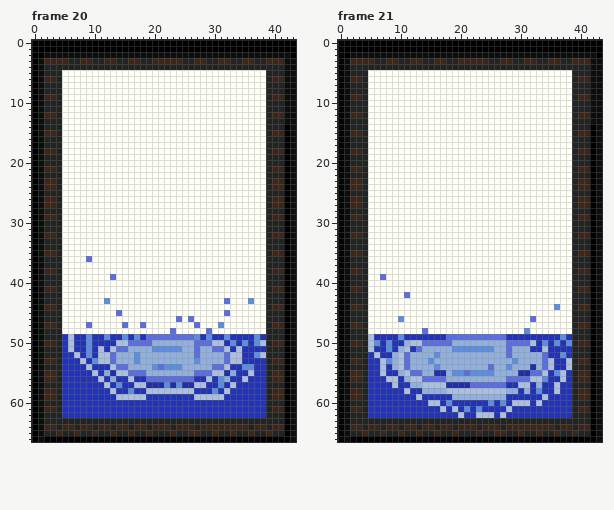
Pixel-art file -- Assets/Sprites/Trevor Folder/Card Animations/Updated Card Animations/Splash Card Animation.aseprite. Above: the version before the commit.
44x67 pixels, 30 frames. Colours within 5 levels of each other are drawn and written as one. Shown: frame 20, frame 21. The commit also changed other frames, which this record leaves out.
After the commit:
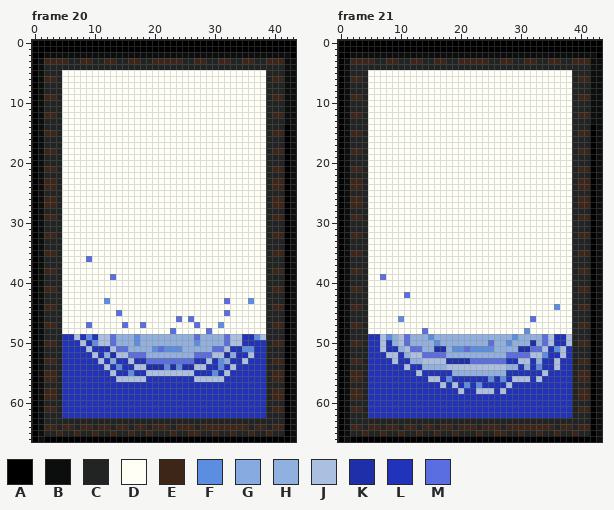
Palette (. is transparent): A #000000  B #0c0e0d  C #212423  D #fffff6  E #3d2518  F #5b8ee1  G #87abe0  H #90b0e0  J #abc0e0  K #1f2fa9  L #2133ba  M #5b6ee1
Diff:
Frame 20:
y 49: x 6..7 JL -> LJ; x 11..16 LFLLFL -> JJMHHH; x 18..34 LMMMMMMMMFLFLLFLL -> HHHHHHHHHMHHHHMJJ; x 38 L -> J
y 50: x 6 J -> L; x 8..19 LFLLLLJJMMMM -> JLFJJMHHHFHH; x 27..35 MMMJJLFLF -> FHHHHMJJL; x 37..38 FJ -> LL
y 51: x 6 J -> L; x 9 F -> J; x 11 J -> L; x 21 F -> M; x 27 M -> H; x 34..36 JLL -> LFF
y 52: x 7 J -> L; x 9..18 FLJJMHHHFH -> LJLGKJJMMM; x 28..34 HHHHMJJ -> MMJJKGL; x 36..38 LFJ -> JLL
y 53: x 8 J -> L; x 10 F -> L; x 12..35 JMHHHFHHHHHHHHHFHHHHMJJL -> LGLLJLLMMMMMMMMLLJLFGLLJ
y 54: x 9 J -> L; x 12..21 LJMMHHHHFM -> JLFLLJJKKK; x 23 F -> K; x 25..33 HHHHHMMJL -> KKJJLLFLJ; x 35..36 FF -> LL
y 55: x 10 J -> L; x 12..33 GKJJMMMHHHHHHHHMMMJJKG -> LJLLFLLJJJJJJJJLLLFLJL; x 36 J -> L
y 56: x 11 J -> L; x 13..15 GLL -> LJJ; x 17..28 LLMMMMMMMMLL -> JJLLLLLLLLJJ; x 30..32 LFG -> JJL; x 35 J -> L
y 57: x 12 J -> L; x 14 F -> L; x 17..28 JJKKKFKFKKJJ -> LLLLLLLLLLLL; x 31 F -> L; x 33 J -> L
y 58: x 13 J -> L; x 16 F -> L; x 19..26 JJJJJJJJ -> LLLLLLLL; x 30 F -> L; x 32 J -> L
y 59: x 14..18 JJJJJ -> LLLLL; x 27..31 JJJJJ -> LLLLL
Frame 21:
y 49: x 5 J -> L; x 7..35 LLLFLLLLLLLMMMMMMMMMMLLLLLLLL -> JFHJMHHHFHHHHHHHHHHHHHFHHHHMJ; x 37..38 FL -> LJ
y 50: x 5..18 JFLFLLHJJMMMMM -> LLJLHJMHHHHFHH; x 25 H -> M; x 28..36 MMMMJLFLF -> FHHHKHMJL; x 38 F -> J
y 51: x 5 J -> L; x 7..8 LF -> JL; x 12 L -> M; x 16..17 HH -> KK; x 21 F -> M; x 28 M -> H; x 30..33 HHLL -> KKMM; x 36..37 LL -> FJ
y 52: x 6 J -> L; x 8..17 LHJMHHHHFH -> JJLHJJMMMM; x 29..34 HHHHHM -> MMMJJF; x 37 F -> J
y 53: x 7..11 JFHJM -> LLJLL; x 14..32 HFHHHHHHHHHHHHHFHHH -> JJJJKKKKMMMMMMLLJJL; x 34..36 MJL -> LLJ; x 38 J -> L
y 54: x 7 J -> L; x 9..13 HJMHH -> LLJLL; x 16 F -> H; x 18..28 HHHHHHHMHHF -> JJJJJJJJJJH; x 30 H -> L; x 32..36 KHMJL -> LFLLJ; x 38 J -> L
y 55: x 7 J -> L; x 10..25 HJMMHHKKHFFMFFFF -> LLLJLLLLLHHHHHHH; x 28..33 HHKKMM -> LLLLLL; x 36..37 FJ -> LL
y 56: x 8..9 JJ -> LL; x 11..32 HJJMMMMHHHHHHHHHHMMMMJ -> LLLLJJLFLLLLLLFLFLJJJL; x 34 F -> L; x 37 J -> L
y 57: x 9 J -> L; x 12..16 HHJJJ -> LLLLL; x 18..28 KKKKMMMMMML -> LJLFLFLLLLJ; x 30..31 JJ -> LL; x 33 H -> L; x 36 J -> L
y 58: x 11 J -> L; x 14..19 HHHHJJ -> LLLLLL; x 21..22 JJ -> LL; x 26 J -> L; x 28..29 HH -> LL; x 31 H -> L; x 33 F -> L; x 36 J -> L
y 59: x 13 J -> L; x 19..27 HHHHHHHHH -> LLLLLLLLL; x 34 J -> L
y 60: x 15..16 JJ -> LL; x 18 F -> L; x 25 F -> L; x 27 F -> L; x 29..31 JJJ -> LLL; x 33 J -> L
y 61: x 17 J -> L; x 19 J -> L; x 21 F -> L; x 23 F -> L; x 28 J -> L
y 62: x 20 J -> L; x 23..25 JJJ -> LLL; x 27 J -> L
Pixel boxes of the changes (left, top, right, bottom) in both pictures:
changed: (68, 334, 266, 400)
changed: (368, 334, 572, 418)
